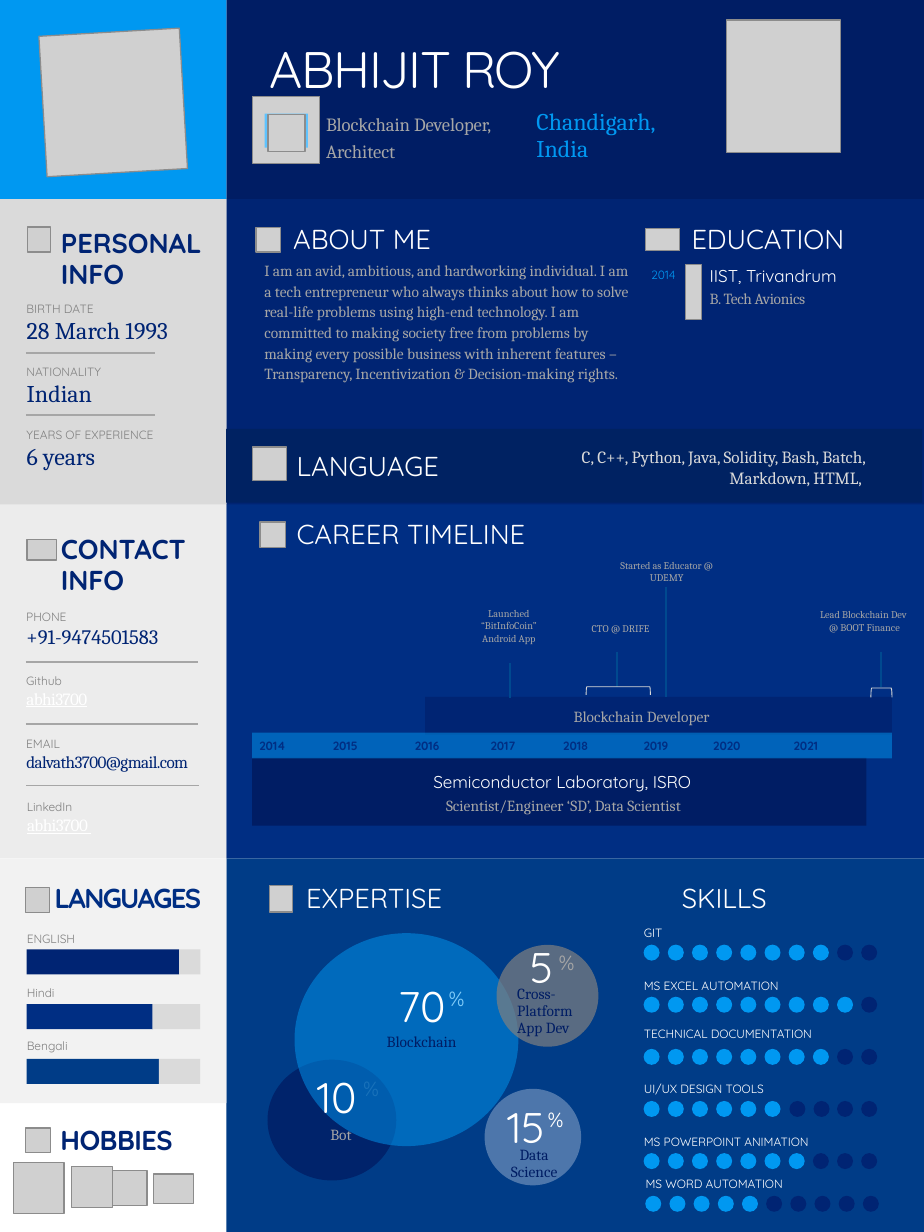
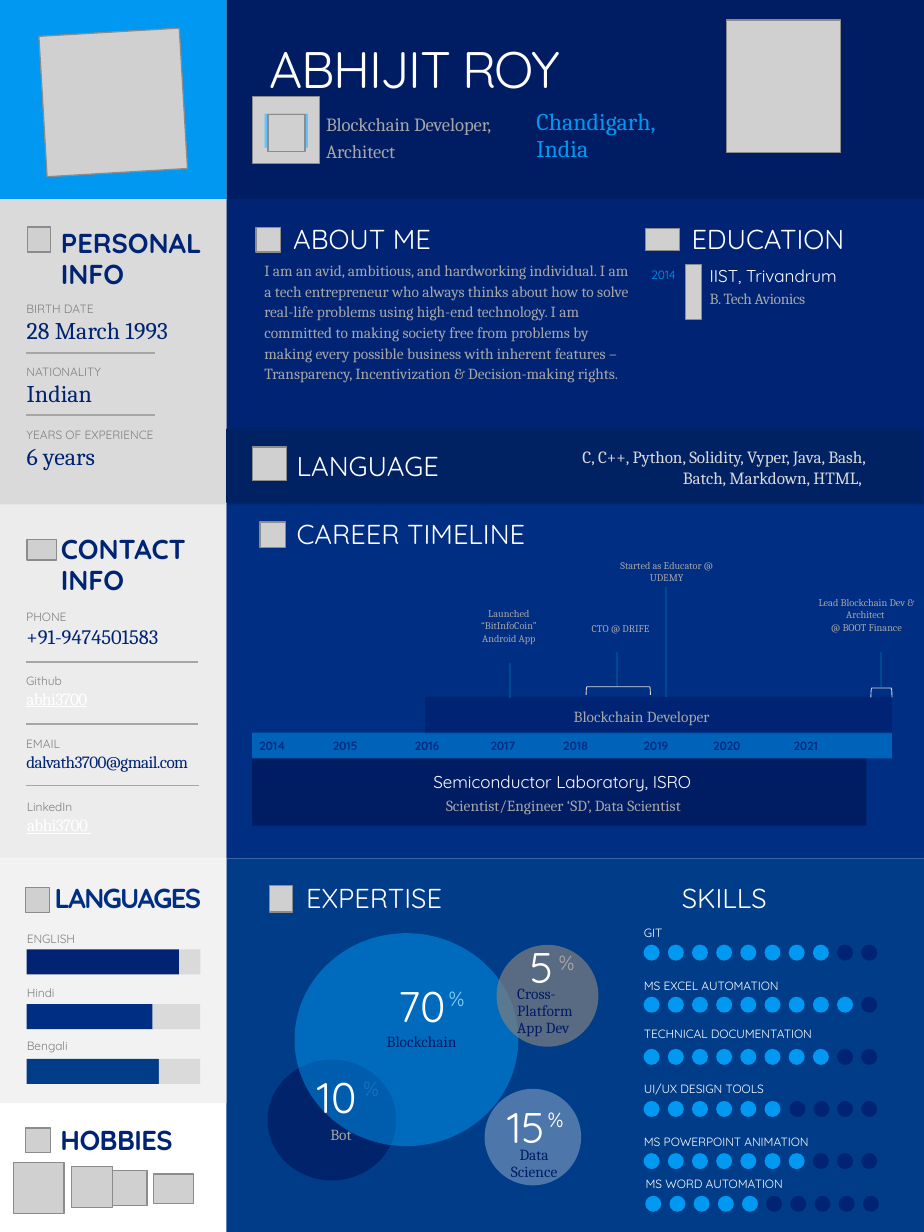
Before and after one commit to abhi3700/my_resume, a slide deck: slide 1 of my_resume.pptx. Drawn at 924x1232 pixels with LibreOffice and Linux fonts; fonts in the diff are those of the drawing; grey boxes stand for pictures; background and template pictures are left out. Boxes give left, top, right and bottom in pixels: in the first picture for what was removed or moved away, otherwise in the second. Text is boxed around its words. In the diff, an @@ line names an element or a change of style, - is before the commit and + after.

```diff
--- a/my_resume.pptx
+++ b/my_resume.pptx
@@ text at <box>582,451,865,486</box>: text changed @@
-C, C++, Python, Java, Solidity, Bash, Batch, Markdown, HTML,
+C, C++, Python, Solidity, Vyper, Java, Bash, Batch, Markdown, HTML,
@@ text "Lead Blockchain Dev & Architect": place and size @@
-text "Lead Blockchain Dev & Architect" at <box>820,611,907,631</box>
+text "Lead Blockchain Dev & Architect" at <box>819,599,906,631</box>
@@ text at <box>819,599,906,618</box>: text changed @@
-Lead Blockchain Dev
+Lead Blockchain Dev & Architect
```
Also in this commit, not shown: 3 other slides changed, 1 other file.
